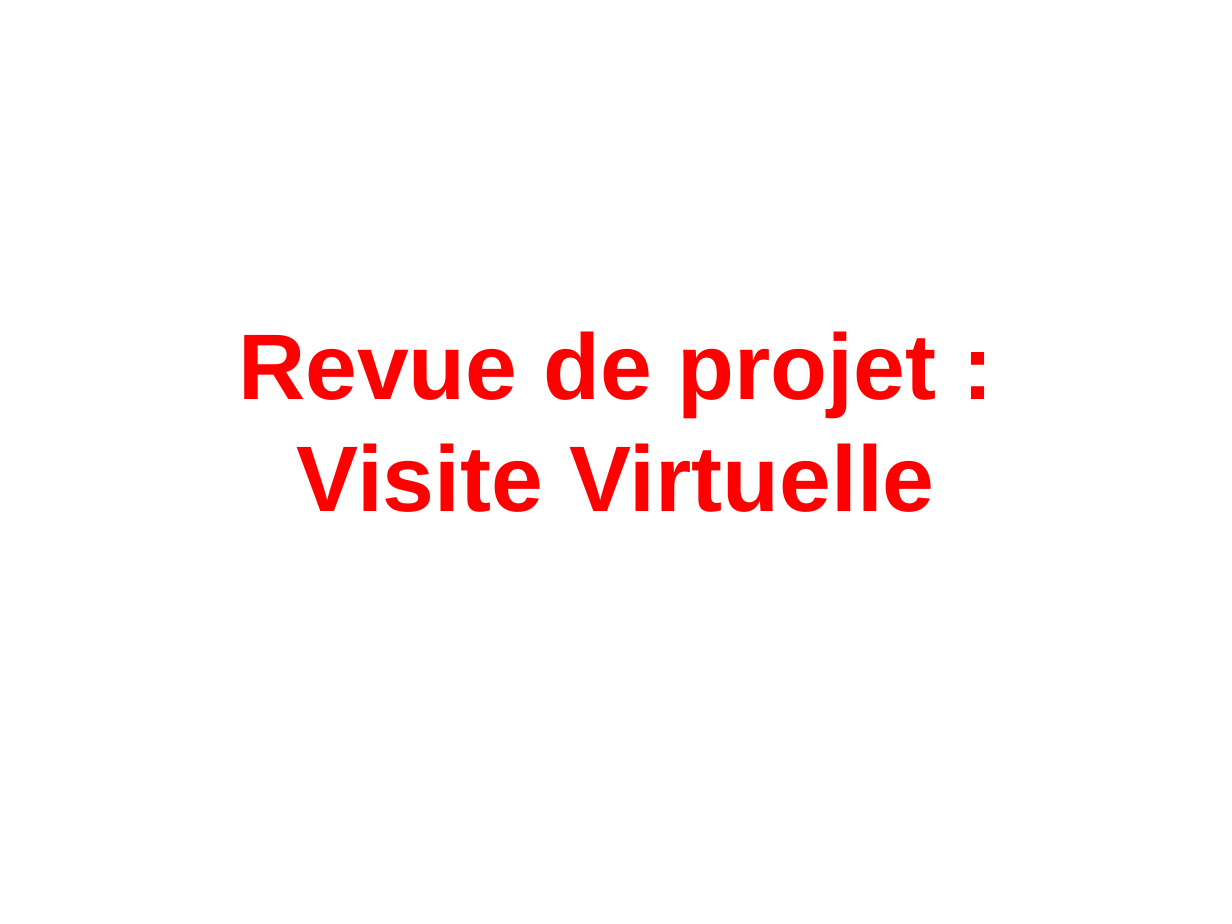
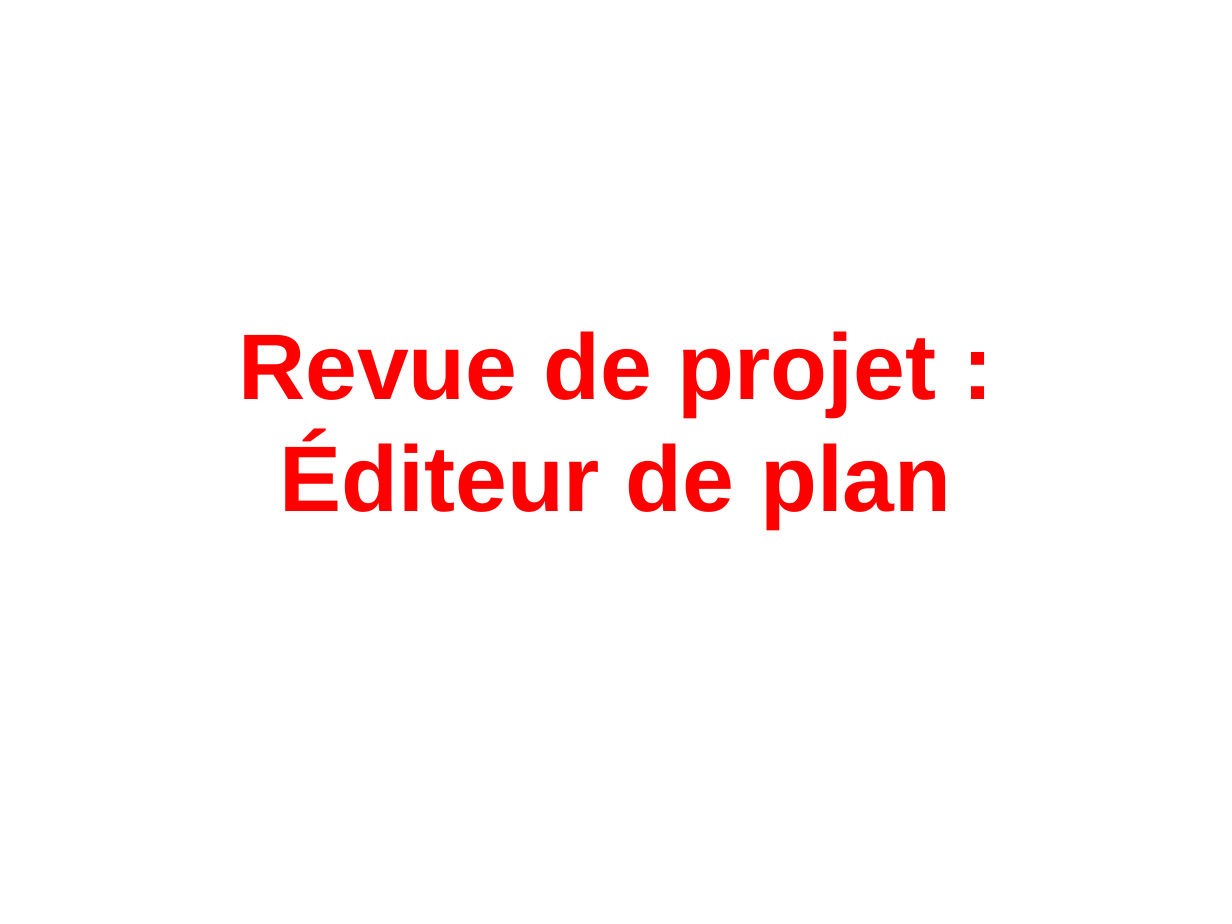
Before and after one commit to VisiteVirtuelle/-diteur-de-maison, a slide deck: slide 1 of Thomas Duditlieux - Diapo de Projet.odp. Drawn at 1232x924 pixels with LibreOffice and Linux fonts; fonts in the diff are those of the drawing; background and template pictures are left out. Boxes give left, top, right and bottom in pixels: in the first picture for what was removed or moved away, otherwise in the second. Text is boxed around its words. In the diff, an @@ line names an element or a change of style, - is before the commit and + after.

```diff
--- a/Thomas Duditlieux - Diapo de Projet.odp
+++ b/Thomas Duditlieux - Diapo de Projet.odp
@@ title at bbox=[238, 331, 951, 528]: text changed @@
-Revue de projet :
-Visite Virtuelle
+Revue de projet :
+Éditeur de plan
```
Also in this commit, not shown: 1 other slide changed, 8 slides added, 1 slide removed, 1 other file.
